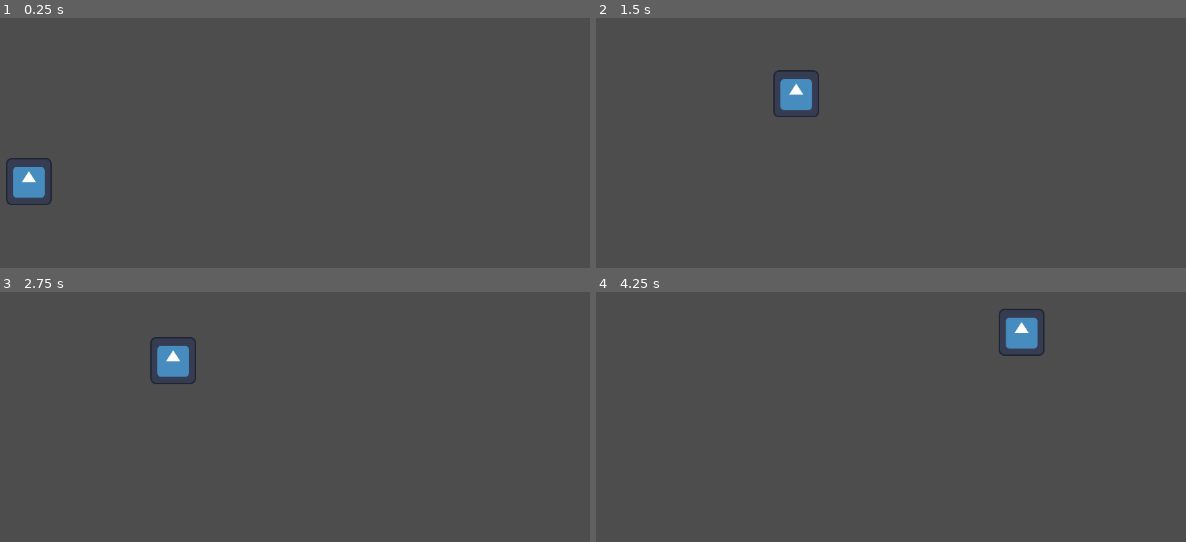
Above: before the commit, frames 1-4 (two rows, left to right).
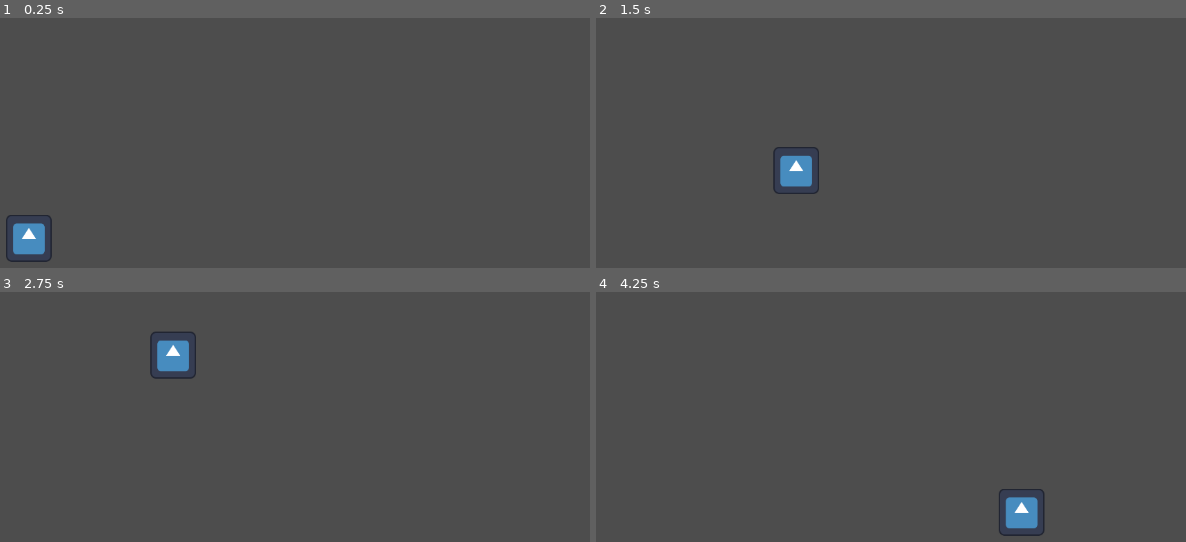
Above: after the commit, the same moments.

Repository: KevinSanchez96/Movimiento-2D-en-Godot
Game: Godot game, scene res://escena_principal.tscn
The game is run twice, just before and just after one commit, with the same random seed, the same clock (stepped at 60 frames per second) and the same inputs. The engine's default icon, where the game draws it, is replaced by a stand-in: a white triangle on a blue panel in a dark square.
Inputs:
- Up to frame 1 (0.25 s): no input
- Up to frame 2 (1.5 s): tap Enter at 0.5 s; hold Space (jump) 0.53-1.28 s; hold Right (move_right) from 0.53 s (still down); tap Space (jump) at 1.35 s
- Up to frame 3 (2.75 s): tap Space (jump) at 1.52, 1.82 s; release Right (move_right) at 2.03 s; hold A (move_left) from 2.03 s (still down); hold Space (jump) from 2.03 s (still down)
- Up to frame 4 (4.25 s): release A (move_left) at 2.78 s; release Space (jump) at 2.78 s; hold Right (move_right) from 2.78 s (still down); tap Space (jump) at 2.85, 3.02, 3.32 s; hold Space (jump) from 3.53 s (still down)

The runs differ from the first frame. In frame 1, 1.8% of the frame differs, in the area x 1-9%, y 56-98%; in frame 2, 1.8%; in frame 3, 0.5%; in frame 4, 1.8%.

Commit message:
Modificaciones en salto y gravedad

Diff:
--- a/movimiento-2d-en-godot/character_body_2d.gd
+++ b/movimiento-2d-en-godot/character_body_2d.gd
@@ -1,8 +1,8 @@
 extends CharacterBody2D
 
 const SPEED = 260.0
-const JUMP_VELOCITY = -450.0
-const GRAVITY = 900.0
+const JUMP_VELOCITY = -850.0
+const GRAVITY = 2000.0
 
 const MAX_JUMPS = 2
 const MAX_TIEMPO_VUELO = 1.2
@@ -13,27 +13,31 @@
 
 func _physics_process(delta: float) -> void:
 
+	#Se genera un acumulador de saltos y se limita la cantidad de saltos en el if
+	if Input.is_action_just_pressed("jump") and jump_count < MAX_JUMPS:
+		jump_count += 1
+		velocity.y = JUMP_VELOCITY
 	#Se genera el estado de "volando" y se limita la velocidad en y
 	if Input.is_action_just_pressed("jump") and jump_count == 2 and not volando:
 		volando = true
-		velocity.y = 0
 
 	#Es lo que sucede una vez esta en el aire . Si el estado "volando" esta activo , entonces empieza a contar "tiempo_vuelo"
 	if not is_on_floor():
-		if volando and tiempo_vuelo<MAX_TIEMPO_VUELO:
+		if volando and tiempo_vuelo<MAX_TIEMPO_VUELO and Input.is_action_pressed("jump"):
 			velocity.y = 0
 			tiempo_vuelo +=delta
 		else:
-			velocity.y += GRAVITY * delta
+			volando=false
+			if velocity.y <0:
+				velocity.y += GRAVITY  * delta
+			else:
+				velocity.y += GRAVITY * 2 *delta
+
 	#Una vez llega al piso, se resetean valores
 	if is_on_floor():
 		jump_count = 0
 		volando = false
 		tiempo_vuelo = 0
-	#Se genera un acumulador de saltos y se limita la cantidad de saltos en el if
-	if Input.is_action_just_pressed("jump") and jump_count < MAX_JUMPS:
-		jump_count += 1
-		velocity.y = JUMP_VELOCITY
 
 	# Unicamente se cambia los nombres de las acciones
 	var direction := Input.get_axis("move_left", "move_right")
--- a/movimiento-2d-en-godot/escena_principal.tscn
+++ b/movimiento-2d-en-godot/escena_principal.tscn
@@ -20,12 +20,12 @@
 texture = ExtResource("2_0bqur")
 
 [node name="CollisionShape2D" type="CollisionShape2D" parent="CharacterBody2D"]
-position = Vector2(157, 467.75)
+position = Vector2(158, 467)
 shape = SubResource("RectangleShape2D_r1iym")
 
 [node name="StaticBody2D" type="StaticBody2D" parent="."]
 
 [node name="CollisionShape2D" type="CollisionShape2D" parent="StaticBody2D"]
-position = Vector2(576, 523)
+position = Vector2(538, 604)
 shape = SubResource("RectangleShape2D_b6dob")
 debug_color = Color(0, 0, 0.517647, 0.419608)
